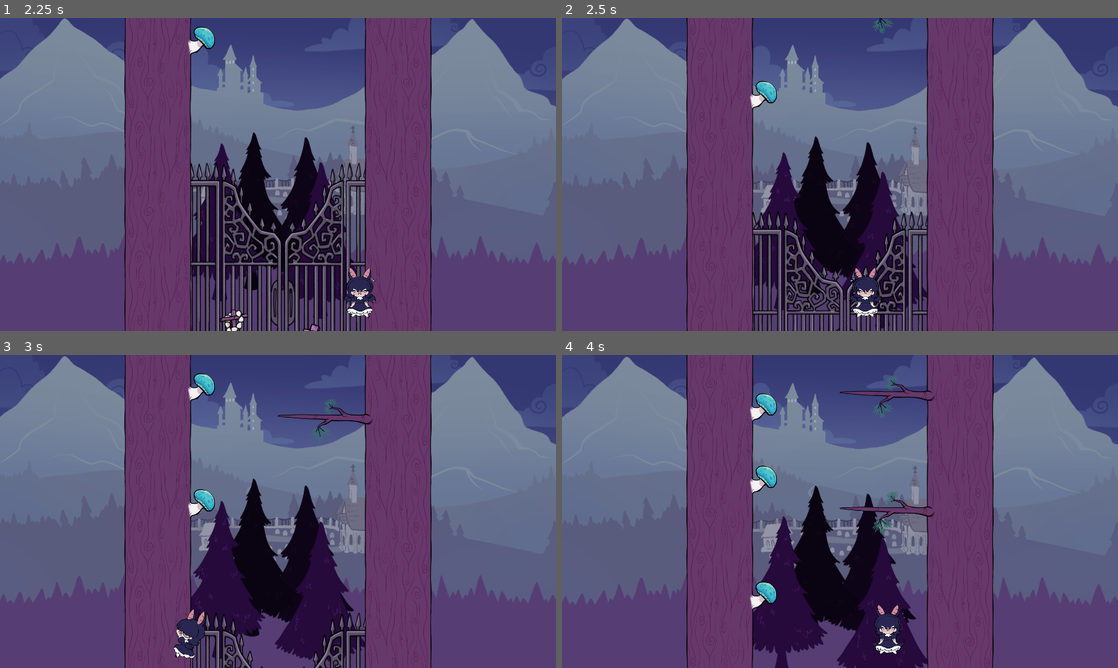
Above: before the commit, frames 1-4 (two rows, left to right).
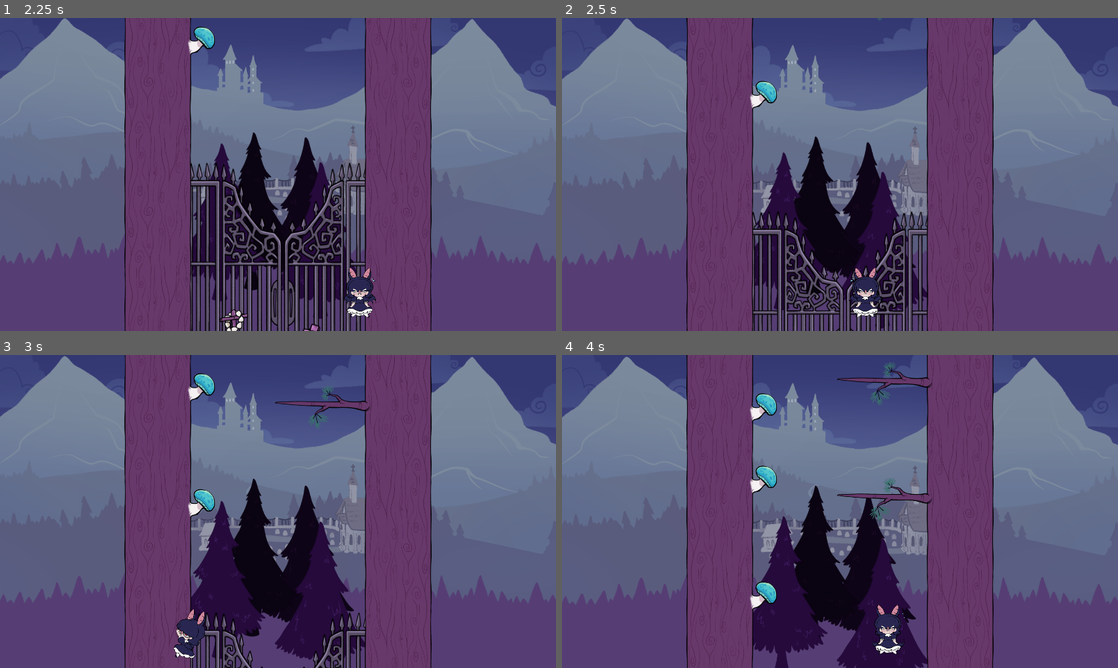
Above: after the commit, the same moments.

Repository: 100-Devs-1-Game/BabyBatClimber
Game: Godot game, scene res://menus/Title.tscn
Two runs of this game, one before a commit and one after it. Both use one fixed random seed, a clock stepped at 60 frames per second and the inputs below.
Inputs (mouse positions are in pixels of both pictures, inside the frame that each line leads up to):
- Up to frame 1 (2.25 s): click (266, 174) at 0.5 s; tap Enter at 1.25 s; move the mouse to (400, 158) at 1.27 s; hold D (right) 1.28-2.03 s; tap Space (jump) at 1.35, 1.52, 1.82 s; move the mouse to (166, 190) at 2.02 s; hold A (left) from 2.03 s (still down); tap W (climb) at 2.1 s
- Up to frame 2 (2.5 s): keep holding A (left); tap Space (jump) at 2.27, 2.3 s
- Up to frame 3 (3 s): tap Space (jump) at 2.57, 2.85 s; move the mouse to (333, 442) at 2.77 s; release A (left) at 2.78 s; hold D (right) from 2.78 s (still down)
- Up to frame 4 (4 s): keep holding D (right); tap Space (jump) at 3.5, 3.77, 3.8 s; move the mouse to (812, 574) at 3.52 s; tap W (climb) at 3.6 s

Frame 1 is identical in both runs. In frame 2, less than 0.1% of the frame differs, in the area x 55-60%, y 0-5%; in frame 3, 0.8%; in frame 4, 1.6%, in the area x 49-67%, y 2-58%.

Commit message:
Add branch sprite bend stages

Diff:
--- a/src/objects/scenes/branch_object.gd
+++ b/src/objects/scenes/branch_object.gd
@@ -8,6 +8,7 @@
 @export var aim_time_steps: float= 0.25
 @export var player_lean_angle: float= 20.0
 
+@onready var sprite: AnimatedSprite2D = $Sprite2D
 @onready var move_target: Marker2D = $"Move Target"
 @onready var area: Area2D = $Area2D
 
@@ -47,6 +48,7 @@
 
 		PlayerState.AIMING:
 			current_aim_step= clampi(aim_time / aim_time_steps, 0, aim_height_steps.size() - 1)
+			sprite.frame= current_aim_step + 1
 
 			if Input.is_action_just_released("jump"):
 				var dir:= roundi(Input.get_axis("left", "right"))
@@ -59,6 +61,7 @@
 					tween.tween_callback(func(): state= PlayerState.JUMPING)
 					state= PlayerState.LAUNCHING
 				else:
+					sprite.frame= 0
 					state= PlayerState.IDLE
 				return
 			aim_time+= delta
@@ -84,6 +87,7 @@
 
 		PlayerState.LAUNCHING:
 			pass
+
 		PlayerState.JUMPING:
 			player.rotation= 0
 			player.jump()
--- a/src/objects/scenes/branch_object.tscn
+++ b/src/objects/scenes/branch_object.tscn
@@ -1,19 +1,27 @@
-[gd_scene load_steps=6 format=3 uid="uid://c5jjvov1c7fs5"]
+[gd_scene load_steps=8 format=3 uid="uid://c5jjvov1c7fs5"]
 
 [ext_resource type="Script" uid="uid://fyc7kgkbdqq0" path="res://objects/scenes/branch_object.gd" id="1_2glmg"]
-[ext_resource type="Texture2D" uid="uid://cw3rbr3slfjn7" path="res://assets/art/level_objects/branch.png" id="2_4hbeo"]
-[ext_resource type="Texture2D" uid="uid://drn4d08dh5rbk" path="res://assets/art/level_objects/branch_bent.png" id="3_4hbeo"]
+[ext_resource type="Texture2D" uid="uid://bhqic0spor4g2" path="res://assets/art/level_objects/branch/003.png" id="2_6ftwt"]
+[ext_resource type="Texture2D" uid="uid://dg43m4o3jyq70" path="res://assets/art/level_objects/branch/002.png" id="3_ecis5"]
+[ext_resource type="Texture2D" uid="uid://dlltn7fwyglpt" path="res://assets/art/level_objects/branch/001.png" id="4_klo4g"]
+[ext_resource type="Texture2D" uid="uid://b7ph7wt2uhigh" path="res://assets/art/level_objects/branch/000.png" id="5_0er7h"]
 
 [sub_resource type="SpriteFrames" id="SpriteFrames_dj4xw"]
 animations = [{
 "frames": [{
 "duration": 1.0,
-"texture": ExtResource("2_4hbeo")
+"texture": ExtResource("2_6ftwt")
 }, {
 "duration": 1.0,
-"texture": ExtResource("3_4hbeo")
+"texture": ExtResource("3_ecis5")
+}, {
+"duration": 1.0,
+"texture": ExtResource("4_klo4g")
+}, {
+"duration": 1.0,
+"texture": ExtResource("5_0er7h")
 }],
-"loop": true,
+"loop": false,
 "name": &"default",
 "speed": 5.0
 }]
@@ -24,7 +32,7 @@
 [node name="BranchObject" type="Node2D"]
 script = ExtResource("1_2glmg")
 player_move_speed = 400.0
-player_offsets = Array[int]([50, 70, 90])
+player_offsets = Array[int]([50, 90, 130])
 aim_height_steps = Array[int]([150, 300, 500])
 aim_time_steps = 0.5
 
Binary file added: src/assets/art/level_objects/branch/000.png
Not shown, added: src/assets/art/level_objects/branch/000.png.import
Binary file added: src/assets/art/level_objects/branch/001.png
Not shown, added: src/assets/art/level_objects/branch/001.png.import
Binary file added: src/assets/art/level_objects/branch/002.png
Not shown, added: src/assets/art/level_objects/branch/002.png.import
Binary file added: src/assets/art/level_objects/branch/003.png
Not shown, added: src/assets/art/level_objects/branch/003.png.import
